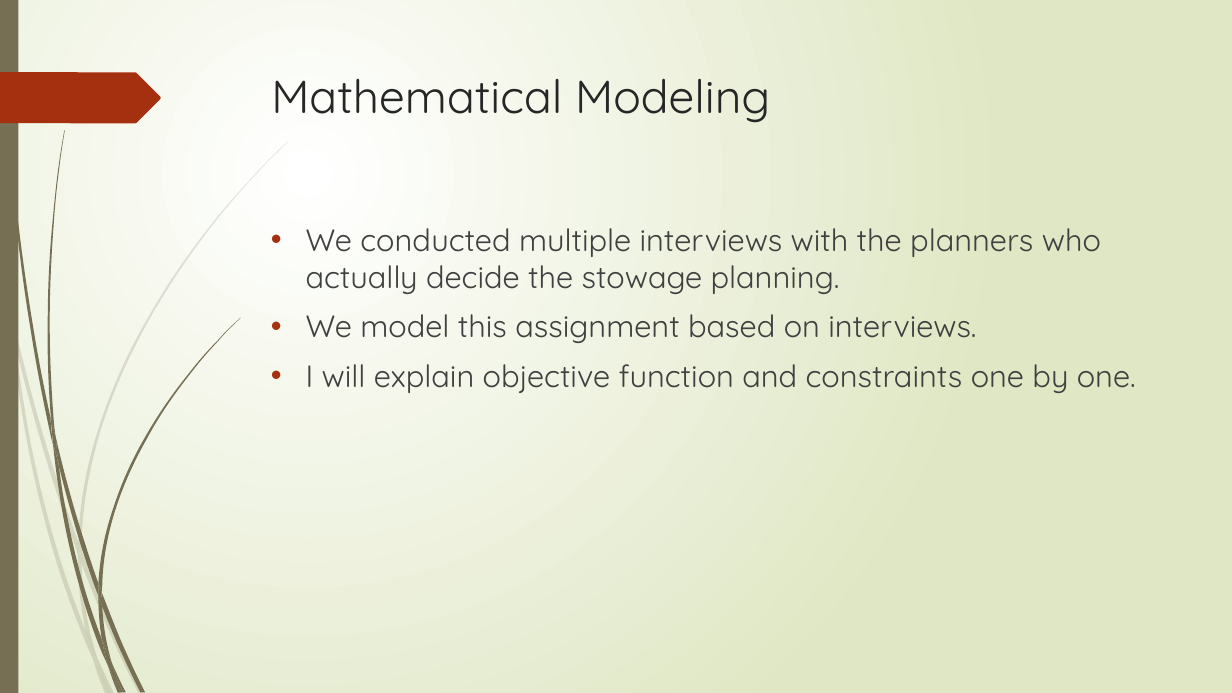
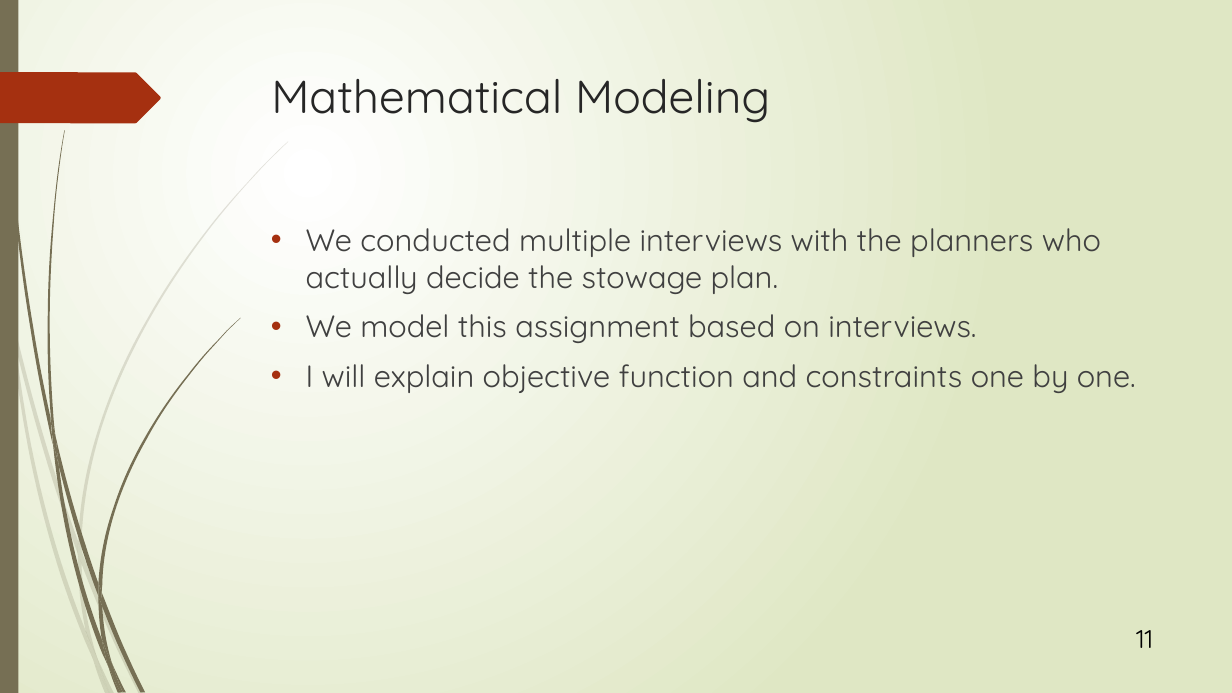
Before and after one commit to r-kurosu/kline_new, a slide deck: slide 11 of 竹田.pptx. Drawn at 1232x693 pixels with LibreOffice and Linux fonts; fonts in the diff are those of the drawing. Boxes give left, top, right and bottom in pixels: in the first picture for what was removed or moved away, otherwise in the second. Text is boxed around its words. In the diff, an @@ line names an element or a change of style, - is before the commit and + after.

```diff
--- a/竹田.pptx
+++ b/竹田.pptx
@@ text at (306,228,1101,294): text changed @@
-• We conducted multiple interviews with the planners who actually decide the stowage planning.
+• We conducted multiple interviews with the planners who actually decide the stowage plan.
@@ page number added at (1136,630,1153,648), 20 pt, text #000000 @@
+11
```
Also in this commit, not shown: 64 other slides changed.
